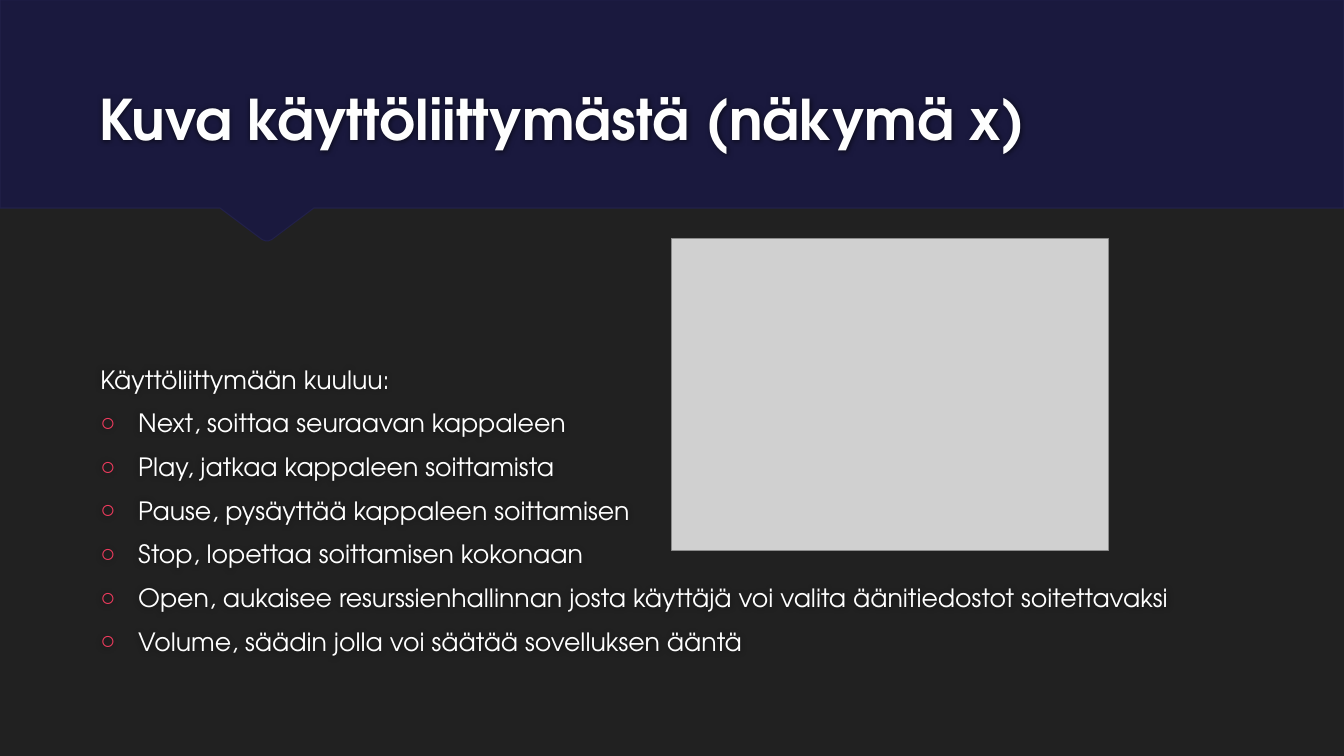
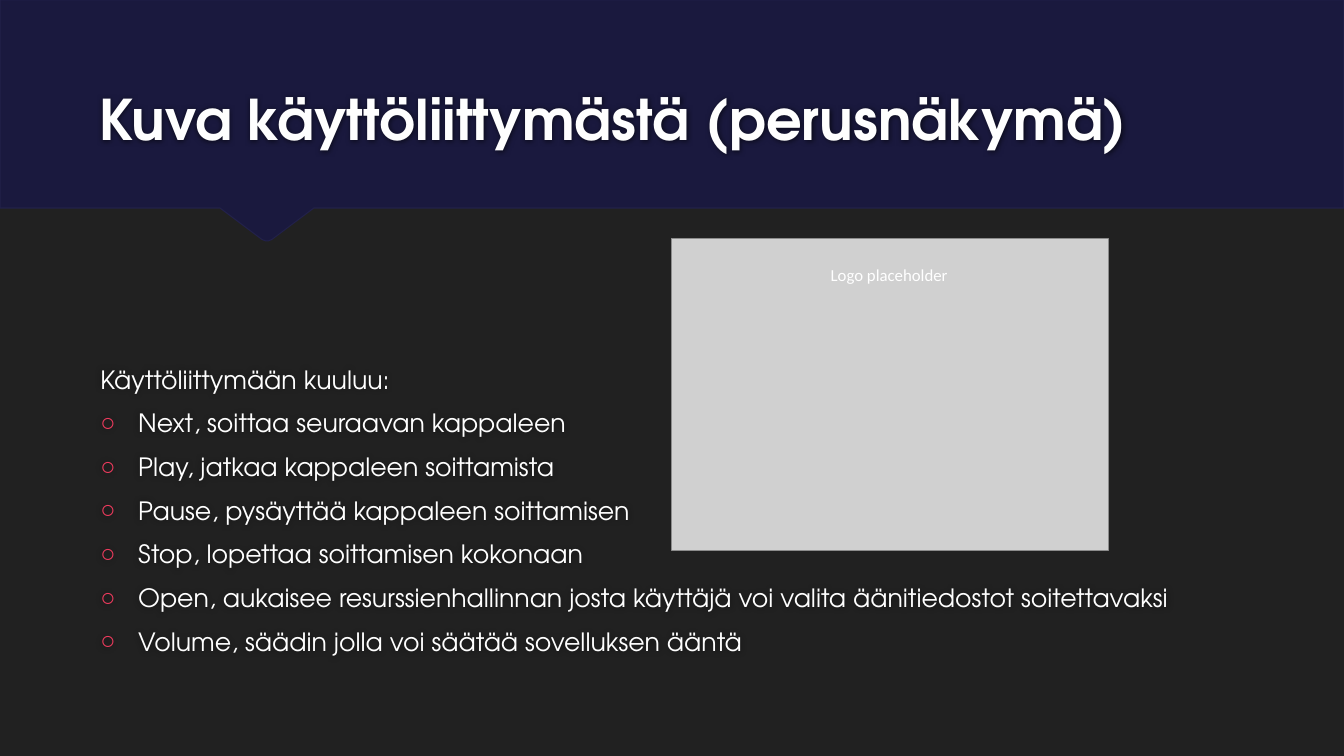
Before and after one commit to Vilserio/Musicplayer, a slide deck: slide 5 of Projektin x loppuraportti 2022 Windows ohjelmointi.pptx. Drawn at 1344x756 pixels with LibreOffice and Linux fonts; fonts in the diff are those of the drawing; grey boxes stand for pictures. Boxes give left, top, right and bottom in pixels: in the first picture for what was removed or moved away, otherwise in the second. Text is boxed around its words. In the diff, an @@ line names an element or a change of style, - is before the commit and + after.

```diff
--- a/Projektin x loppuraportti 2022 Windows ohjelmointi.pptx
+++ b/Projektin x loppuraportti 2022 Windows ohjelmointi.pptx
@@ title at (99, 97, 1127, 154): text changed @@
-Kuva käyttöliittymästä (näkymä x)
+Kuva käyttöliittymästä (perusnäkymä)
@@ text added at (831, 270, 948, 283), 12 pt, text #FFFFFF @@
+Logo placeholder
```
Also in this commit, not shown: 4 other slides changed.
